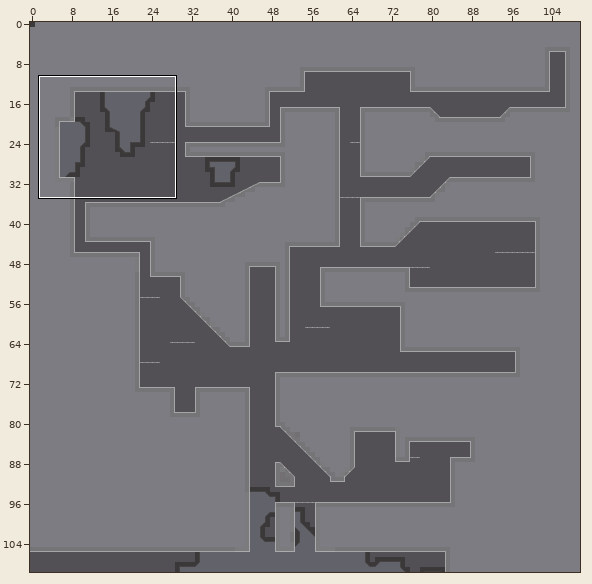
One commit to this Tiled map: Symfora/Content/bin/DesktopGL/lev/c3m2.tmx. Above: a wide view before the commit, with the close-up outlined.
Close-up. Before the commit:
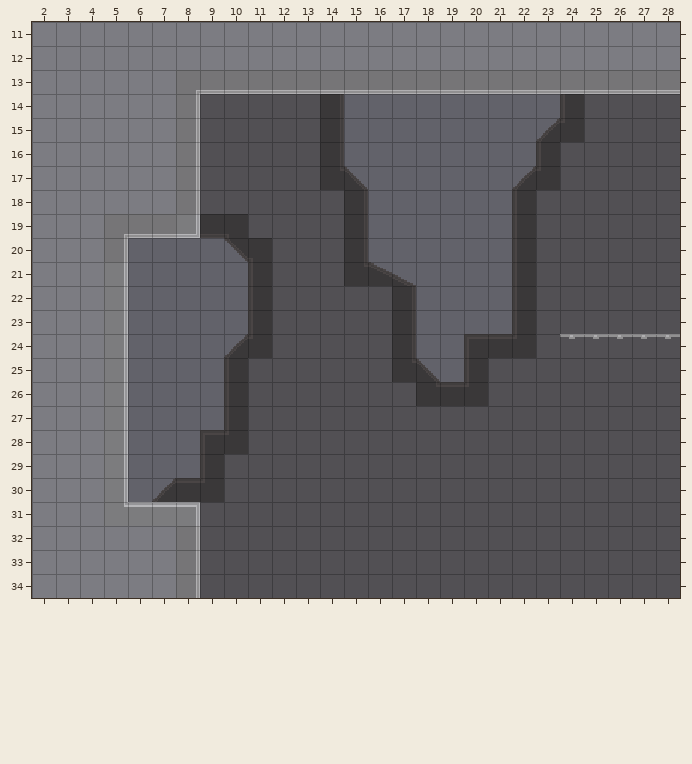
Cells are 16x16 px. Shown: x 2..28, y 11..34. The commit also changed other parts of the map, which this record leaves out.
And afterwards:
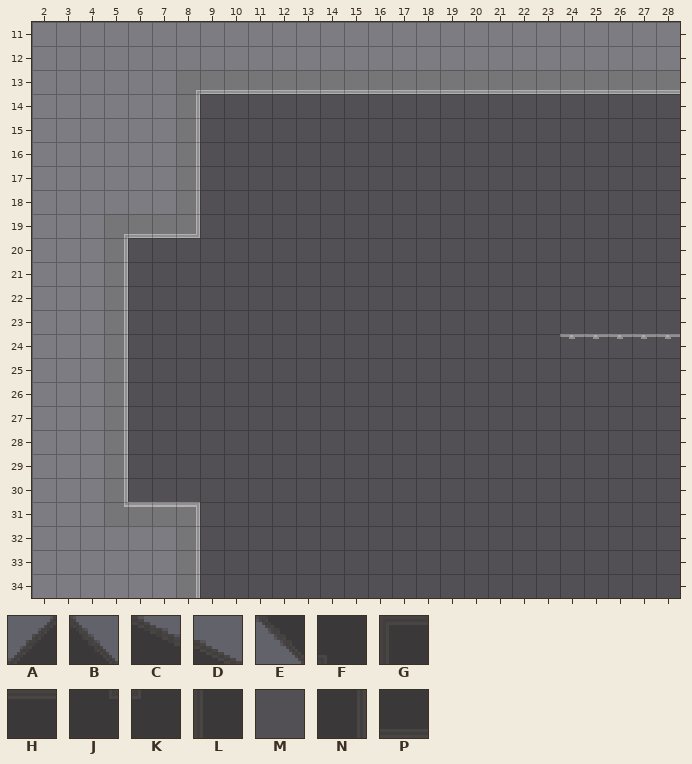
Key: from "devSet": A 9, B 10, C 13, D 14, E 26, F 59, G 60, H 61, J 67, K 68, L 69, M 70, N 71, P 79.
_ is an empty cell.
See-through tiles are keyed as they look on the map.
Diff:
Layer "background":
y 14: x 14..24 N_________L -> MMMMMMMMMMM
y 15: x 14..24 N________AK -> MMMMMMMMMMM
y 16: x 14..23 N________L -> MMMMMMMMMM
y 17: x 14..23 JB______AK -> MMMMMMMMMM
y 18: x 15..22 N______L -> MMMMMMMM
y 19: x 9..10 PF -> MM; x 15..22 N______L -> MMMMMMMM
y 20: x 6..11 ____EF -> MMMMMM; x 15..22 N______L -> MMMMMMMM
y 21: x 6..11 _____L -> MMMMMM; x 15..22 JCD____L -> MMMMMMMM
y 22..23: x 6..11 _____L -> MMMMMM; x 17..22 N____L -> MMMMMM
y 24: x 6..11 ____AK -> MMMMMM; x 17..22 N__GHK -> MMMMMM
y 25: x 6..10 ____L -> MMMMM; x 17..20 JB_L -> MMMM
y 26: x 6..10 ____L -> MMMMM; x 18..20 JHK -> MMM
y 27: x 6..10 ____L -> MMMMM
y 28: x 6..10 ___GK -> MMMMM
y 29: x 6..9 ___L -> MMMM
y 30: x 6..9 _AHK -> MMMM
Changed places in both close-ups, as pixel boxes (x1, y1, x2, y2):
changed: (320, 94, 584, 406)
changed: (128, 214, 272, 502)
